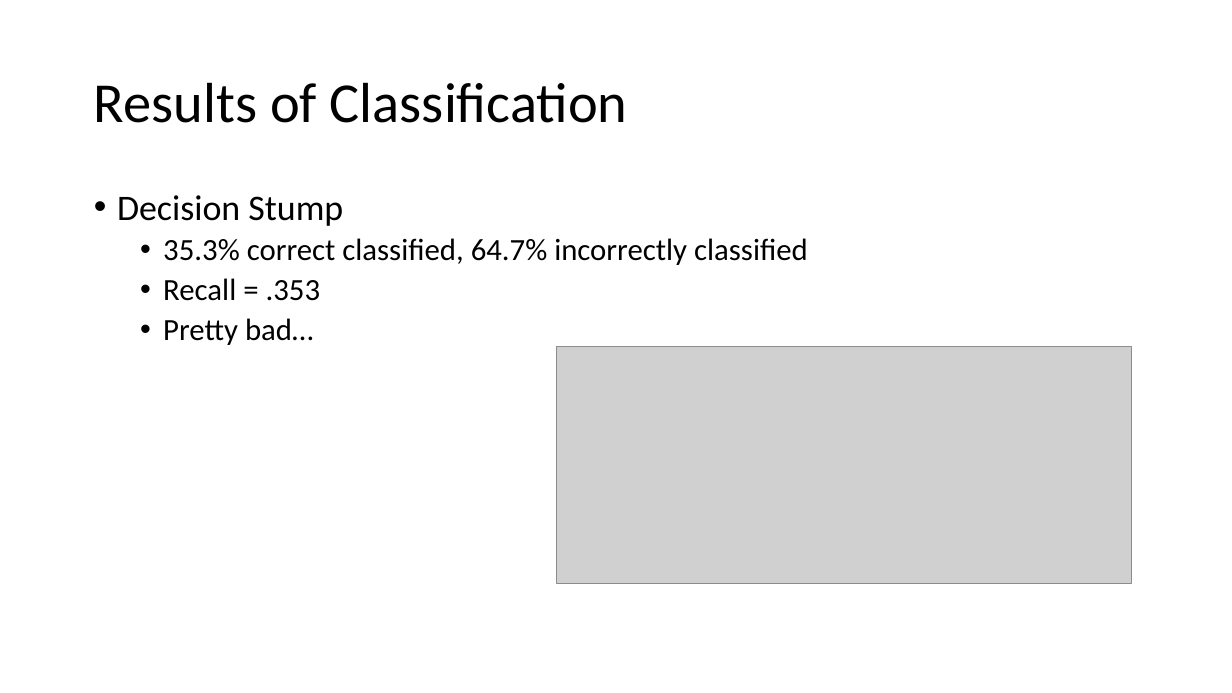
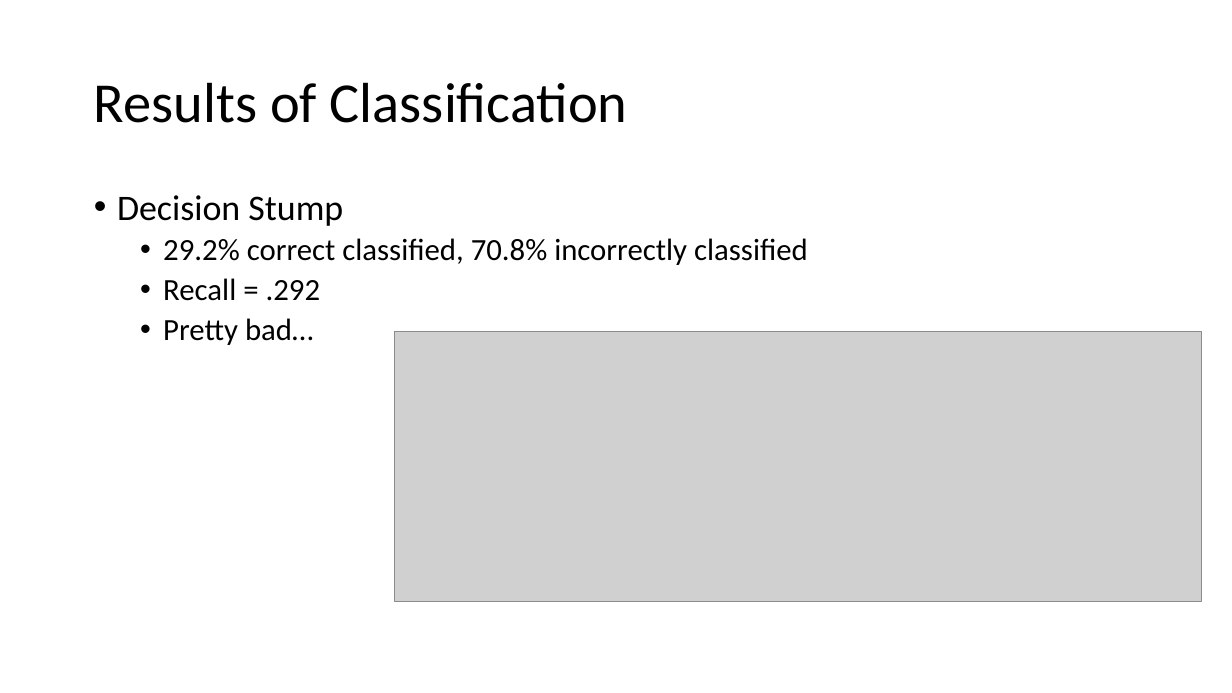
Before and after one commit to ndarwich/Crash-Analysis, a slide deck: slide 8 of Slides/WekaSlides.pptx. Drawn at 1232x693 pixels with LibreOffice and Linux fonts; fonts in the diff are those of the drawing; grey boxes stand for pictures. Boxes give left, top, right and bottom in pixels: in the first picture for what was removed or moved away, otherwise in the second. Text is boxed around its words. In the diff, an @@ line names an element or a change of style, - is before the commit and + after.

Commit message:
Fix for images on slides

```diff
--- a/Slides/WekaSlides.pptx
+++ b/Slides/WekaSlides.pptx
@@ text at [163, 238, 808, 301]: text changed @@
-  • 35.3% correct classified, 64.7% incorrectly classified
-  • Recall = .353
+  • 29.2% correct classified, 70.8% incorrectly classified
+  • Recall = .292
@@ picture: place and size @@
-picture at [557, 347, 1132, 583]
+picture at [395, 332, 1202, 602]
```
Also in this commit, not shown: 3 other slides changed.
